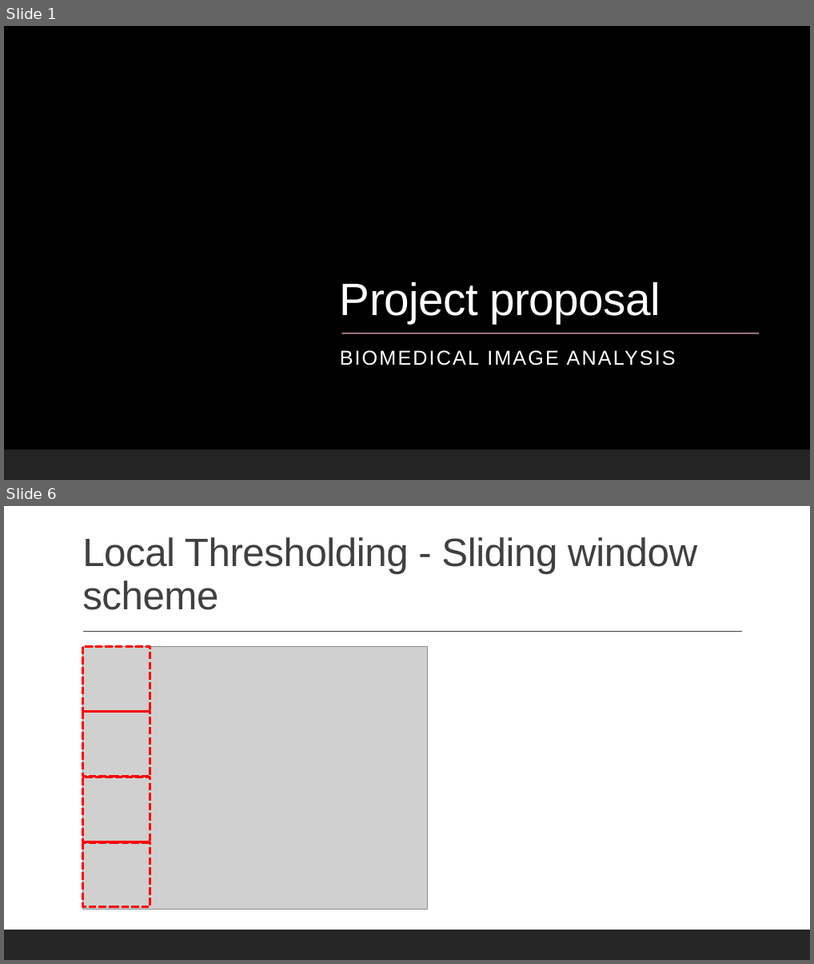
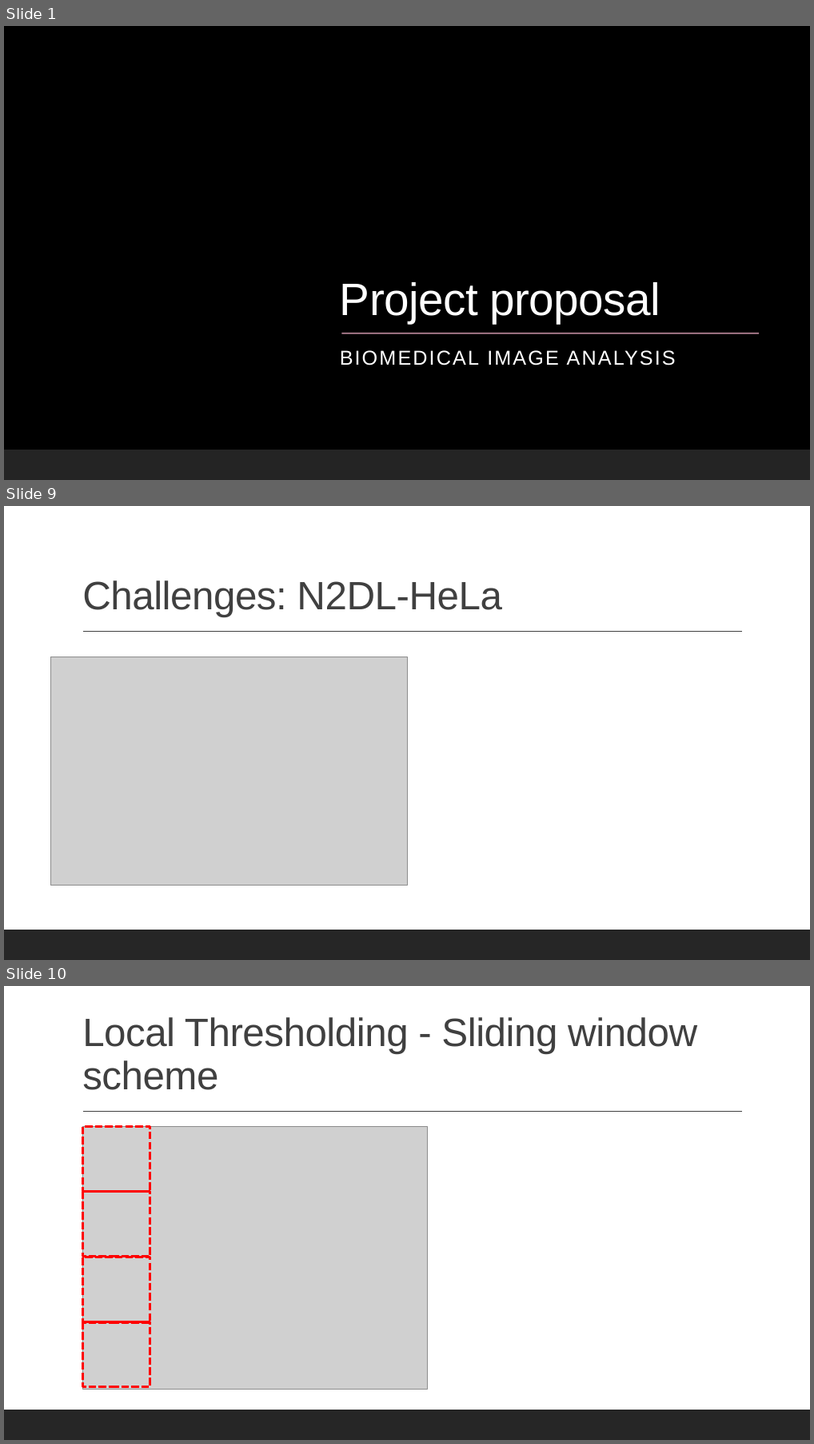
Before and after one commit to datascience-mobi-2022/2022-topic-01-team-04, a slide deck: presentation/layout(2).pptx. Shown one above the other, each under a label of ours: slides 1 and 6 before the commit, slides 1, 9 and 10 after it; the slides between them are not shown. The pictures are 814x964 and 814x1444 pixels, drawn with LibreOffice and Linux fonts; fonts in the diff are those of the drawing; grey boxes stand for pictures; background and template pictures are left out. Boxes give left, top, right and bottom in pixels: in the first picture for what was removed or moved away, otherwise in the second. Text is boxed around its words. In the diff, an @@ line names an element or a change of style, - is before the commit and + after.

```diff
--- a/presentation/layout(2).pptx
+++ b/presentation/layout(2).pptx
@@ slide 9 added at box(4, 506, 810, 960), background #FFFFFF; not listed: 2 template elements that a slide beside it also shows @@
@@ title added at box(82, 580, 502, 617), 47 pt, text #404040 @@
+Challenges: N2DL-HeLa
@@ picture added at box(50, 657, 407, 885) @@
@@ what was slide 6 is now slide 10 @@
```
Also in this commit, not shown: 5 slides changed, 3 other slides added.
